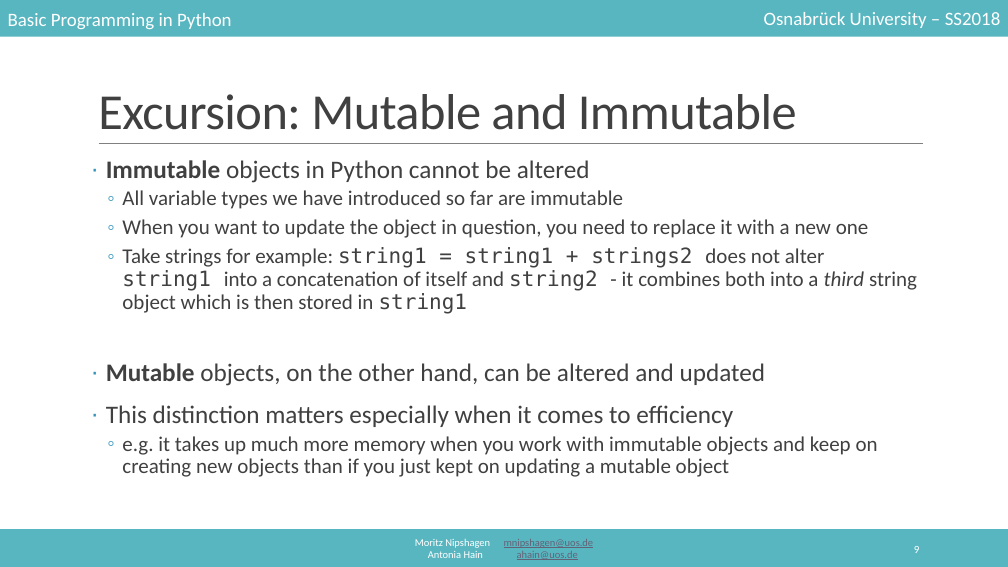
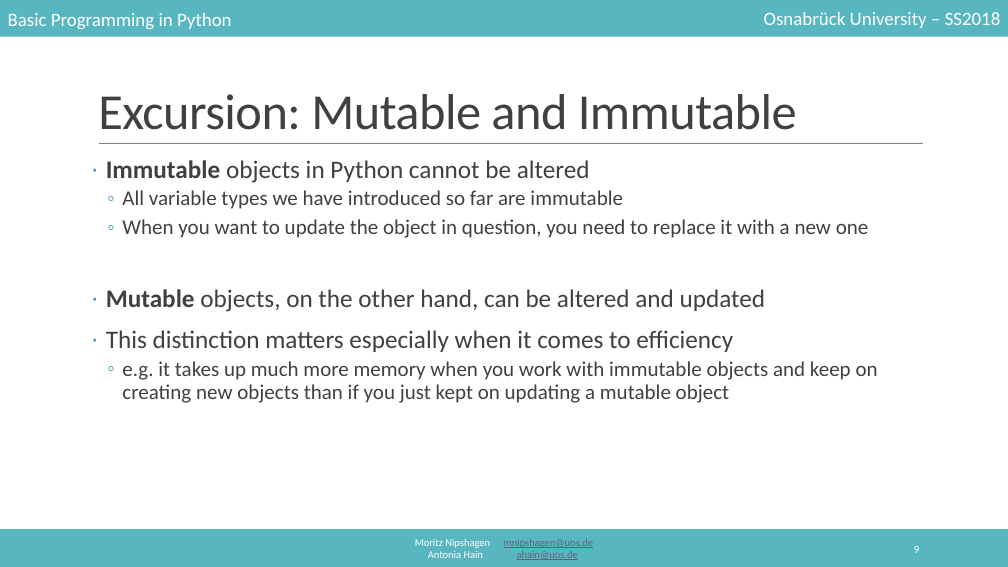
Before and after one commit to mnipshagen/monty, a slide deck: slide 9 of 2018/04/04_Lists_and_Collections.pptx. Drawn at 1008x567 pixels with LibreOffice and Linux fonts; fonts in the diff are those of the drawing. Boxes give left, top, right and bottom in pixels: in the first picture for what was removed or moved away, otherwise in the second. Text is boxed around its words. In the diff, an @@ line names an element or a change of style, - is before the commit and + after.

```diff
--- a/2018/04/04_Lists_and_Collections.pptx
+++ b/2018/04/04_Lists_and_Collections.pptx
@@ text at (122, 247, 917, 314): paragraph removed @@
-  ◦ Take strings for example: string1 = string1 + strings2 does not alter string1 into a concatenation of itself and string2 - it combines both into a third string object which is then stored in string1
```
Also in this commit, not shown: 53 other slides changed, 3 slides added, 1 other file.
